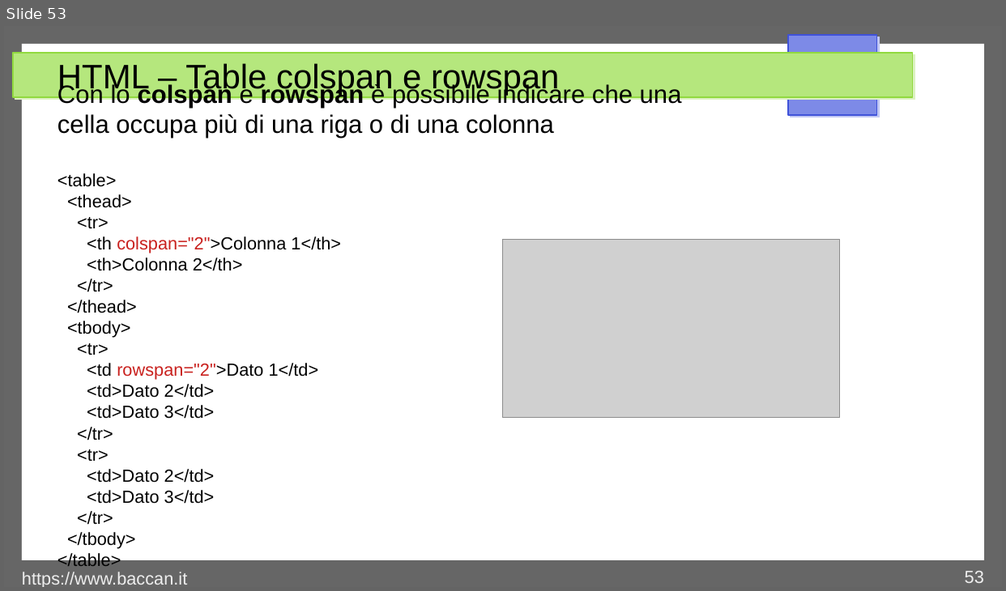
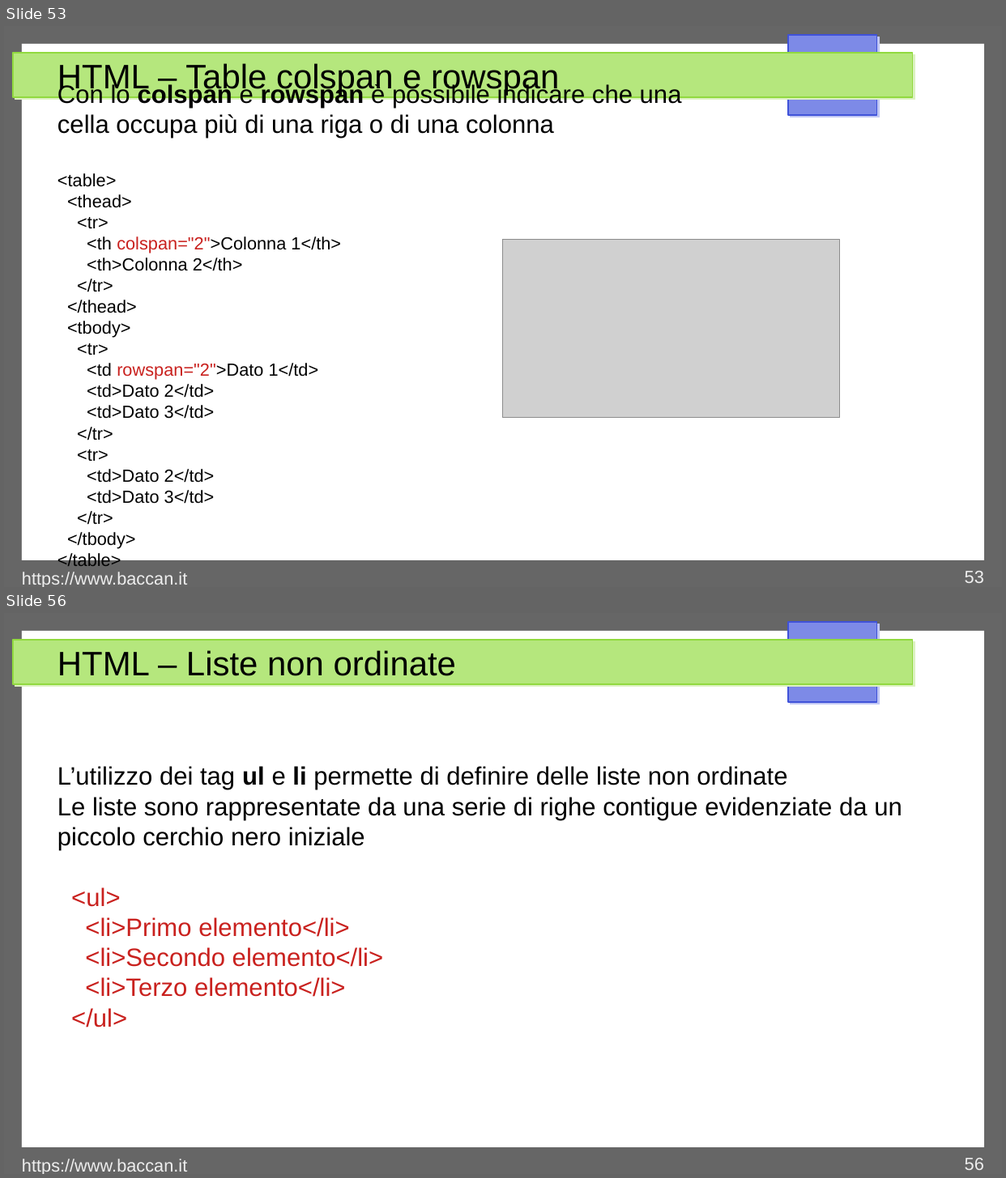
Before and after one commit to matteobaccan/CorsoHTML, a slide deck: Chapter_html.odp. Shown one above the other, each under a label of ours: slide 53 before the commit, slides 53 and 56 after it; the slides between them are not shown. The pictures are 1006x591 and 1006x1178 pixels, drawn with LibreOffice and Linux fonts; fonts in the diff are those of the drawing; grey boxes stand for pictures. Boxes give left, top, right and bottom in pixels: in the first picture for what was removed or moved away, otherwise in the second. Text is boxed around its words. In the diff, an @@ line names an element or a change of style, - is before the commit and + after.

Commit message:
Tabelle, liste e DIV

```diff
--- a/Chapter_html.odp
+++ b/Chapter_html.odp
@@ slide 56 added at (4,613,1002,1174), background #FFFFFF; not listed: 4 template elements that a slide beside it also shows @@
@@ title added at (57,650,456,676), 27 pt, text #000000 @@
+HTML – Liste non ordinate
@@ text added at (57,766,902,1028), 20 pt, text #000000 @@
+L’utilizzo dei tag ul e li permette di definire delle liste non ordinate
+Le liste sono rappresentate da una serie di righe contigue evidenziate da un piccolo cerchio nero iniziale
+<ul>
+<li>Primo elemento</li>
+<li>Secondo elemento</li>
+<li>Terzo elemento</li>
+</ul>
@@ text added at (22,1159,187,1174), 14 pt, text #EEEEEE @@
+https://www.baccan.it
@@ page number added at (965,1158,984,1170), 14 pt, text #EEEEEE @@
+56
```
Also in this commit, not shown: 1 slide changed, 5 other slides added, 6 other files.
